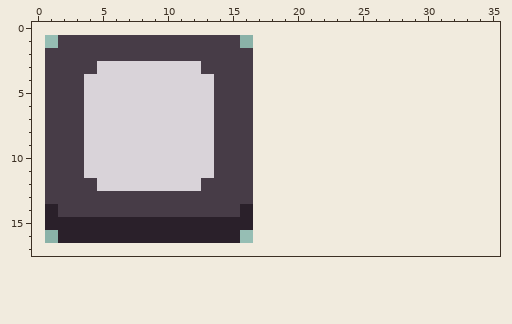
File history of a pixel-art file, Interactables/Spawner/spawner.aseprite. The picture above is the old version.
16x16 pixels, 1 frame. The old version is drawn lined up with the new one, on the new canvas.
Now the later version:
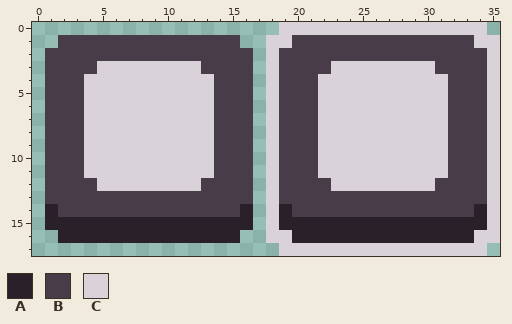
Palette (. is transparent): A #2a202a  B #473c47  C #d9d3d9
Edits made:
{"change": "canvas 16x16 -> 36x18, the old top-left corner now at 1,1"}
{"y":0,"x":19,"old":"................","new":"CCCCCCCCCCCCCCCC"}
{"y":1,"x":18,"old":"..................","new":"CCBBBBBBBBBBBBBBCC"}
{"y":2,"x":18,"old":"..................","new":"CBBBBBBBBBBBBBBBBC"}
{"y":3,"x":18,"old":"..................","new":"CBBBBCCCCCCCCBBBBC"}
{"y":4,"x":18,"old":"..................","new":"CBBBCCCCCCCCCCBBBC"}
{"y":5,"x":18,"old":"..................","new":"CBBBCCCCCCCCCCBBBC"}
{"y":6,"x":18,"old":"..................","new":"CBBBCCCCCCCCCCBBBC"}
{"y":7,"x":18,"old":"..................","new":"CBBBCCCCCCCCCCBBBC"}
{"y":8,"x":18,"old":"..................","new":"CBBBCCCCCCCCCCBBBC"}
{"y":9,"x":18,"old":"..................","new":"CBBBCCCCCCCCCCBBBC"}
{"y":10,"x":18,"old":"..................","new":"CBBBCCCCCCCCCCBBBC"}
{"y":11,"x":18,"old":"..................","new":"CBBBCCCCCCCCCCBBBC"}
{"y":12,"x":18,"old":"..................","new":"CBBBBCCCCCCCCBBBBC"}
{"y":13,"x":18,"old":"..................","new":"CBBBBBBBBBBBBBBBBC"}
{"y":14,"x":18,"old":"..................","new":"CABBBBBBBBBBBBBBAC"}
{"y":15,"x":18,"old":"..................","new":"CAAAAAAAAAAAAAAAAC"}
{"y":16,"x":18,"old":"..................","new":"CCAAAAAAAAAAAAAACC"}
{"y":17,"x":19,"old":"................","new":"CCCCCCCCCCCCCCCC"}
